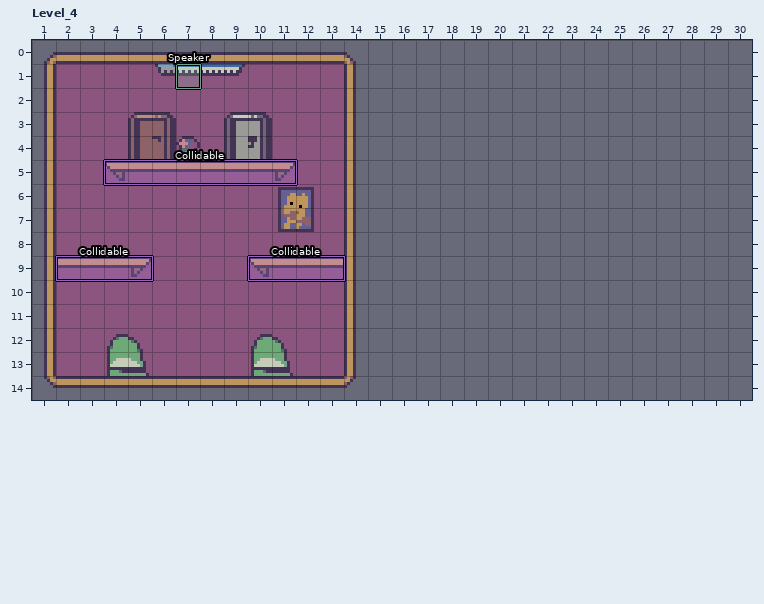
Two versions of a level (LDtk project, assets/map_basic0.ldtk). The picture above is the old version.
Cells are 8x8 px. Shown: Level_4 x 1..30, y 0..14. The commit also changed other parts of the map, which this record leaves out. The old version is drawn lined up with the new one.
The result:
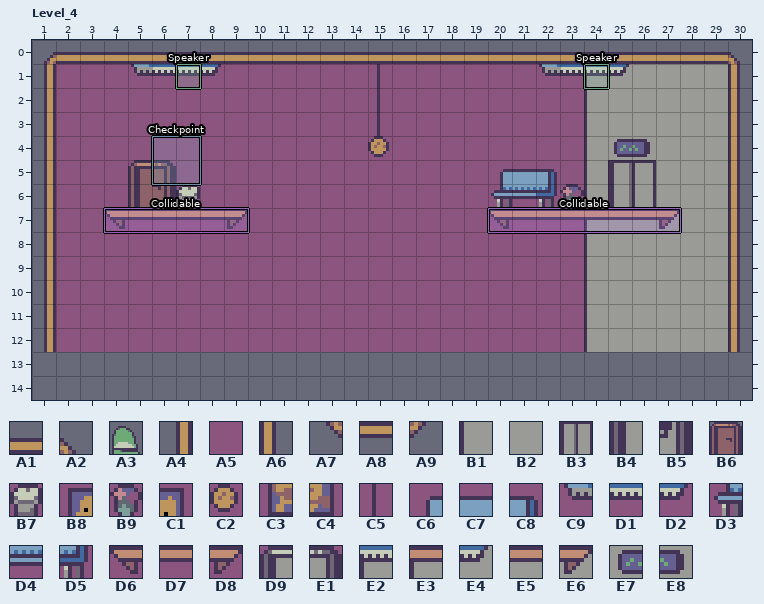
Key: from "Atl_main": A1 1, A2 2, A3 8, A4 16, A5 17, A6 18, A7 32, A8 33, A9 34, B1 48, B2 49, B3 100, B4 114, B5 115, B6 132, B7 17 under 131, B8 17 under 14, B9 17 under 147, C1 17 under 15, C2 17 under 21, C3 17 under 30, C4 17 under 31, C5 17 under 5, C6 17 under 51, C7 17 under 52, C8 17 under 53, C9 17 under 64, D1 17 under 65, D2 17 under 66, D3 17 under 67, D4 17 under 68, D5 17 under 69, D6 17 under 80, D7 17 under 81, D8 17 under 82, D9 17 under 98, E1 17 under 99, E2 48 under 65, E3 48 under 81, E4 49 under 66, E5 49 under 81, E6 49 under 82, E7 49 under 84, E8 49 under 85.
__ is an empty cell.
Objects are placed by their top-left corner, in cells (3,4 is the top-left corner of cell 3,4); size is 1x1 cell unless given.
Edits made:
map size 16x15 -> 32x14 cells
Layer "Tiles":
y 0: x 14..30 A2 __ __ __ __ __ __ __ __ __ __ __ __ __ __ __ __ -> A1 A1 A1 A1 A1 A1 A1 A1 A1 A1 A1 A1 A1 A1 A1 A1 A2
y 1: x 5..6 A5 C9 -> C9 D1; x 8..9 D1 D2 -> D2 A5; x 14..30 A6 __ __ __ __ __ __ __ __ __ __ __ __ __ __ __ __ -> A5 C5 A5 A5 A5 A5 A5 A5 C9 D1 E2 E4 B2 B2 B2 B2 A6
y 2: x 14..30 A6 __ __ __ __ __ __ __ __ __ __ __ __ __ __ __ __ -> A5 C5 A5 A5 A5 A5 A5 A5 A5 A5 B1 B2 B2 B2 B2 B2 A6
y 3: x 9..10 D9 E1 -> A5 A5; x 14..30 A6 __ __ __ __ __ __ __ __ __ __ __ __ __ __ __ __ -> A5 C5 A5 A5 A5 A5 A5 A5 A5 A5 B1 B2 B2 B2 B2 B2 A6
y 4: x 7 B9 -> A5; x 9..10 B4 B5 -> A5 A5; x 14..30 A6 __ __ __ __ __ __ __ __ __ __ __ __ __ __ __ __ -> A5 C2 A5 A5 A5 A5 A5 A5 A5 A5 B1 E7 E8 B2 B2 B2 A6
y 5: x 4..11 D6 D7 D7 D7 D7 D7 D7 D8 -> A5 A5 A5 A5 A5 A5 A5 A5; x 14..30 A6 __ __ __ __ __ __ __ __ __ __ __ __ __ __ __ __ -> A5 A5 A5 A5 A5 A5 C6 C7 C8 A5 B1 B2 B2 B2 B2 B2 A6
y 6: x 7 A5 -> B7; x 11..12 B8 C1 -> A5 A5; x 14..30 A6 __ __ __ __ __ __ __ __ __ __ __ __ __ __ __ __ -> A5 A5 A5 A5 A5 A5 D3 D4 D5 B9 B1 B2 B2 B2 B2 B2 A6
y 7: x 4..9 A5 A5 A5 A5 A5 A5 -> D6 D7 D7 D7 D7 D8; x 11..12 C3 C4 -> A5 A5; x 14..30 A6 __ __ __ __ __ __ __ __ __ __ __ __ __ __ __ __ -> A5 A5 A5 A5 A5 A5 D6 D7 D7 D7 E3 E5 E5 E6 B2 B2 A6
y 8: x 14..30 A6 __ __ __ __ __ __ __ __ __ __ __ __ __ __ __ __ -> A5 A5 A5 A5 A5 A5 A5 A5 A5 A5 B1 B2 B2 B2 B2 B2 A6
y 9: x 2..5 D7 D7 D7 D8 -> A5 A5 A5 A5; x 10..30 D6 D7 D7 D7 A6 __ __ __ __ __ __ __ __ __ __ __ __ __ __ __ __ -> A5 A5 A5 A5 A5 A5 A5 A5 A5 A5 A5 A5 A5 A5 B1 B2 B2 B2 B2 B2 A6
y 10..12: x 14..30 A6 __ __ __ __ __ __ __ __ __ __ __ __ __ __ __ __ -> A5 A5 A5 A5 A5 A5 A5 A5 A5 A5 B1 B2 B2 B2 B2 B2 A6
y 13: x 1..14 A4 A5 A5 A5 A5 A5 A5 A5 A5 A5 A5 A5 A5 A6 -> __ __ __ __ __ __ __ __ __ __ __ __ __ __
y 14: x 1..14 A7 A8 A8 A8 A8 A8 A8 A8 A8 A8 A8 A8 A8 A9 -> __ __ __ __ __ __ __ __ __ __ __ __ __ __
Layer "Entities":
changed: B6 "Door" at 5,3 size 2x2 -> B6 "Door" at 5,5 size 2x2
added: B3 "Door" at 25,5 size 2x2
added: "Checkpoint" rectangle at 6,4 size 2x2
added: "Collidable" rectangle at 4,7 size 6x1
added: "Collidable" rectangle at 20,7 size 8x1
added: "Speaker" rectangle at 24,1
removed: "Collidable" rectangle at 4,5 size 8x1
removed: "Collidable" rectangle at 2,9 size 4x1
removed: "Collidable" rectangle at 10,9 size 4x1
removed: A3 "Slime" at 4,12 size 2x2
removed: A3 "Slime" at 10,12 size 2x2
